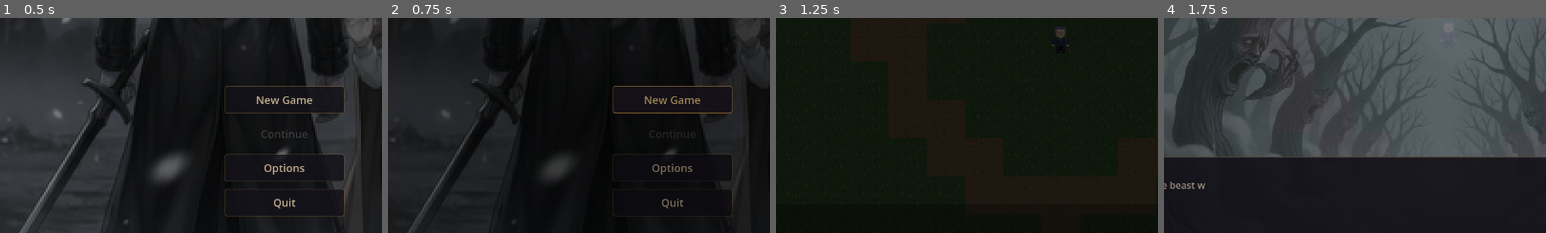
Above: before the commit, frames 1-4 (left to right).
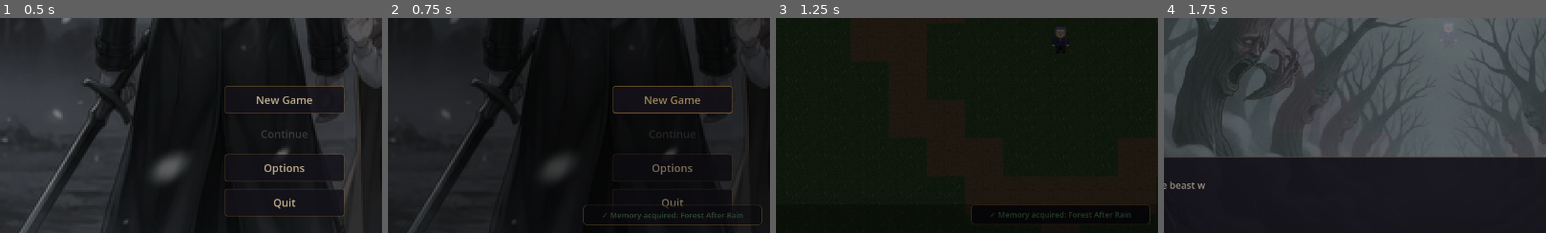
Above: after the commit, the same moments.

Repository: SonBongKyun/memoria-game
Game: Godot game, scene res://scenes/main/main.tscn
The game is run twice, just before and just after one commit, with the same random seed, the same clock (stepped at 60 frames per second) and the same inputs.
Inputs:
- Up to frame 1 (0.5 s): no input
- Up to frame 2 (0.75 s): click "New Game" at 0.5 s
- Up to frame 3 (1.25 s): no input
- Up to frame 4 (1.75 s): tap Enter at 1.25 s; hold D (move_right) from 1.28 s (still down); hold Space (interact) from 1.28 s (still down)
The pictures show only the part of the screen within x 13-63%, y 46-96%; the shares and areas given below are measured in that part.

Frame 1 is identical in both runs. In frame 2, 0.6% of the frame differs, in the area x 51-98%, y 87-97%; in frame 3, 0.2%; in frame 4, less than 0.1%.
Error in both runs: Invalid assignment of property or key 'modulate' with value of type 'Color' on a base object of type 'CanvasLayer'. (res://scripts/utils/map_effects.gd:218)

Commit message:
S28: Exploration HUD and notification toast system
- ExplorationHUD: HP bar + chapter/location + memory counter (top-left, exploration only)
- NotificationToast: slide-up popup for memory acquired/burned, save/load events
- Both as autoloads (layer 10 HUD, layer 35 toast), 14 total autoloads

Co-Authored-By: Claude Opus 4.6 <noreply@anthropic.com>

Diff:
--- a/project.godot
+++ b/project.godot
@@ -36,6 +36,8 @@
 AudioManager="*res://scripts/systems/audio_manager.gd"
 PauseMenu="*res://scripts/ui/pause_menu.gd"
 OptionsMenu="*res://scenes/ui/options_menu.gd"
+ExplorationHUD="*res://scripts/ui/exploration_hud.gd"
+NotificationToast="*res://scripts/ui/notification_toast.gd"
 
 [display]
 
--- /dev/null
+++ b/scripts/ui/exploration_hud.gd
@@ -0,0 +1,165 @@
+## ExplorationHUD (Autoload)
+## 탐색 중 좌상단에 HP/챕터/기억 정보를 표시하는 HUD.
+extends CanvasLayer
+
+# ── 맵 이름 매핑 ──
+const MAP_NAMES := {
+	"rim_forest": "Rim Forest",
+	"verdan_market": "Verdan Market",
+	"crumbling_coast": "Crumbling Coast",
+	"the_seam": "The Seam",
+	"bl07_void": "BL-07 Void",
+}
+
+# ── 노드 참조 ──
+var panel: PanelContainer
+var hp_label: Label
+var hp_bar: ProgressBar
+var hp_value_label: Label
+var chapter_label: Label
+var memory_label: Label
+var update_timer: Timer
+var hp_tween: Tween
+var _last_hp: int = -1
+
+func _ready() -> void:
+	layer = 10
+	_build_ui()
+	_start_timer()
+	_connect_signals()
+	_update_hud()
+	print("[ExplorationHUD] Ready")
+
+# ── UI 구성 ──
+func _build_ui() -> void:
+	panel = PanelContainer.new()
+	panel.position = Vector2(12, 12)
+	panel.add_theme_stylebox_override("panel", UITheme.make_panel_style(
+		Color(0.04, 0.03, 0.06, 0.75),  # semi-transparent dark bg
+		UITheme.BORDER,                   # subtle amber border
+		1,                                # thin border
+		4,                                # corner radius
+		8                                 # content margin
+	))
+	add_child(panel)
+
+	var vbox := VBoxContainer.new()
+	vbox.add_theme_constant_override("separation", 3)
+	panel.add_child(vbox)
+
+	# ── HP Row ──
+	var hp_row := HBoxContainer.new()
+	hp_row.add_theme_constant_override("separation", 6)
+	vbox.add_child(hp_row)
+
+	hp_label = Label.new()
+	hp_label.text = "HP:"
+	hp_label.add_theme_font_size_override("font_size", 12)
+	hp_label.add_theme_color_override("font_color", UITheme.TEXT_PRIMARY)
+	hp_row.add_child(hp_label)
+
+	hp_bar = ProgressBar.new()
+	hp_bar.custom_minimum_size = Vector2(100, 12)
+	hp_bar.max_value = 100
+	hp_bar.value = 100
+	hp_bar.show_percentage = false
+	# Fill style
+	var fill_style := StyleBoxFlat.new()
+	fill_style.bg_color = UITheme.HP_PLAYER
+	fill_style.set_corner_radius_all(2)
+	hp_bar.add_theme_stylebox_override("fill", fill_style)
+	# Background style
+	var bg_style := StyleBoxFlat.new()
+	bg_style.bg_color = Color(0.08, 0.07, 0.1, 0.9)
+	bg_style.set_corner_radius_all(2)
+	hp_bar.add_theme_stylebox_override("background", bg_style)
+	hp_row.add_child(hp_bar)
+
+	hp_value_label = Label.new()
+	hp_value_label.add_theme_font_size_override("font_size", 12)
+	hp_value_label.add_theme_color_override("font_color", UITheme.TEXT_PRIMARY)
+	hp_row.add_child(hp_value_label)
+
+	# ── Chapter Row ──
+	chapter_label = Label.new()
+	chapter_label.add_theme_font_size_override("font_size", 12)
+	chapter_label.add_theme_color_override("font_color", UITheme.TEXT_NARRATION)
+	vbox.add_child(chapter_label)
+
+	# ── Memory Row ──
+	memory_label = Label.new()
+	memory_label.add_theme_font_size_override("font_size", 12)
+	memory_label.add_theme_color_override("font_color", UITheme.TEXT_DIM)
+	vbox.add_child(memory_label)
+
+func _start_timer() -> void:
+	update_timer = Timer.new()
+	update_timer.wait_time = 0.5
+	update_timer.autostart = true
+	update_timer.timeout.connect(_update_hud)
+	add_child(update_timer)
+
+func _connect_signals() -> void:
+	GameManager.state_changed.connect(_on_state_changed)
+	# Set initial visibility based on current state
+	_on_state_changed(GameManager.current_state)
+
+# ── 상태 변경 시 표시/숨김 ──
+func _on_state_changed(new_state: GameManager.GameState) -> void:
+	panel.visible = (new_state == GameManager.GameState.EXPLORATION)
+
+# ── HUD 갱신 ──
+func _update_hud() -> void:
+	if not panel.visible:
+		return
+
+	var pd: Dictionary = GameManager.player_data
+	var hp: int = pd.get("hp", 0)
+	var max_hp: int = pd.get("max_hp", 100)
+
+	# HP bar — smooth tween animation
+	hp_bar.max_value = max_hp
+	if hp != _last_hp:
+		_last_hp = hp
+		if hp_tween:
+			hp_tween.kill()
+		hp_tween = create_tween().set_ease(Tween.EASE_OUT).set_trans(Tween.TRANS_CUBIC)
+		hp_tween.tween_property(hp_bar, "value", float(hp), 0.4)
+
+		# Update fill color based on HP threshold
+		var fill: StyleBoxFlat = hp_bar.get_theme_stylebox("fill")
+		if float(hp) / float(max_hp) <= 0.25:
+			fill.bg_color = UITheme.HP_LOW
+		else:
+			fill.bg_color = UITheme.HP_PLAYER
+
+	hp_value_label.text = "%d/%d" % [hp, max_hp]
+
+	# Chapter & location
+	var chapter_num: int = GameManager.current_chapter
+	var location_name: String = _get_location_name()
+	if location_name.is_empty():
+		chapter_label.text = "Ch.%d" % chapter_num
+	else:
+		chapter_label.text = "Ch.%d — %s" % [chapter_num, location_name]
+
+	# Memories
+	var held: int = MemoryManager.memories.size()
+	var burned: int = MemoryManager.burned_memories.size()
+	memory_label.text = "Memories: %d held, %d burned" % [held, burned]
+
+## 현재 맵 이름 가져오기
+func _get_location_name() -> String:
+	var scene := get_tree().current_scene
+	if scene == null:
+		return ""
+	var scene_name: String = scene.name.to_lower()
+	# Try direct match first
+	if MAP_NAMES.has(scene_name):
+		return MAP_NAMES[scene_name]
+	# Try matching against scene file path
+	if scene.scene_file_path:
+		var file_name: String = scene.scene_file_path.get_file().get_basename().to_lower()
+		if MAP_NAMES.has(file_name):
+			return MAP_NAMES[file_name]
+	return ""
--- /dev/null
+++ b/scripts/ui/notification_toast.gd
@@ -0,0 +1,132 @@
+## NotificationToast (Autoload)
+## 화면 하단 중앙에 간단한 알림 토스트를 표시하는 시스템.
+extends CanvasLayer
+
+enum ToastType { INFO, SUCCESS, WARNING }
+
+const TOAST_COLORS := {
+	ToastType.INFO: Color(0.7, 0.65, 0.55),
+	ToastType.SUCCESS: Color(0.4, 0.7, 0.5),
+	ToastType.WARNING: Color(0.8, 0.5, 0.3),
+}
+
+const TOAST_ICONS := {
+	ToastType.INFO: "ℹ ",
+	ToastType.SUCCESS: "✓ ",
+	ToastType.WARNING: "⚠ ",
+}
+
+const SLIDE_DISTANCE := 20.0
+const FADE_IN_TIME := 0.3
+const HOLD_TIME := 2.0
+const FADE_OUT_TIME := 0.5
+
+var _queue: Array[Dictionary] = []
+var _showing := false
+
+var _panel: PanelContainer
+var _label: Label
+
+func _ready() -> void:
+	layer = 35
+	_build_ui()
+	_connect_signals()
+
+func _build_ui() -> void:
+	# Panel container
+	_panel = PanelContainer.new()
+	_panel.anchor_left = 0.5
+	_panel.anchor_right = 0.5
+	_panel.anchor_top = 1.0
+	_panel.anchor_bottom = 1.0
+	_panel.grow_horizontal = Control.GROW_DIRECTION_BOTH
+	_panel.offset_left = -150
+	_panel.offset_right = 150
+	_panel.offset_top = -80
+	_panel.offset_bottom = -50
+	_panel.modulate.a = 0.0
+
+	# StyleBox
+	var style := StyleBoxFlat.new()
+	style.bg_color = Color(0.06, 0.05, 0.08, 0.88)
+	style.border_color = Color(0.8, 0.65, 0.3, 0.7)
+	style.set_border_width_all(1)
+	style.set_corner_radius_all(6)
+	style.set_content_margin_all(8)
+	style.content_margin_left = 14
+	style.content_margin_right = 14
+	_panel.add_theme_stylebox_override("panel", style)
+
+	# Label
+	_label = Label.new()
+	_label.horizontal_alignment = HORIZONTAL_ALIGNMENT_CENTER
+	_label.add_theme_font_size_override("font_size", 13)
+	_panel.add_child(_label)
+
+	add_child(_panel)
+
+func _connect_signals() -> void:
+	if MemoryManager:
+		if MemoryManager.has_signal("memory_added"):
+			MemoryManager.memory_added.connect(_on_memory_added)
+		if MemoryManager.has_signal("memory_burned"):
+			MemoryManager.memory_burned.connect(_on_memory_burned)
+	if SaveManager:
+		if SaveManager.has_signal("save_completed"):
+			SaveManager.save_completed.connect(_on_save_completed)
+		if SaveManager.has_signal("load_completed"):
+			SaveManager.load_completed.connect(_on_load_completed)
+
+func _on_memory_added(memory) -> void:
+	show_toast("Memory acquired: %s" % memory.title, ToastType.SUCCESS)
+
+func _on_memory_burned(memory) -> void:
+	show_toast("Memory burned: %s" % memory.title, ToastType.WARNING)
+
+func _on_save_completed(slot: int) -> void:
+	show_toast("Game saved — Slot %d" % slot, ToastType.SUCCESS)
+
+func _on_load_completed(slot: int) -> void:
+	show_toast("Game loaded — Slot %d" % slot, ToastType.INFO)
+
+func show_toast(text: String, type: ToastType = ToastType.INFO) -> void:
+	_queue.append({"text": text, "type": type})
+	if not _showing:
+		_process_queue()
+
+func _process_queue() -> void:
+	if _queue.is_empty():
+		_showing = false
+		return
+	_showing = true
+	var item: Dictionary = _queue.pop_front()
+	_display_toast(item.text, item.type as ToastType)
+
+func _display_toast(text: String, type: ToastType) -> void:
+	var icon: String = TOAST_ICONS.get(type, "")
+	var color: Color = TOAST_COLORS.get(type, Color.WHITE)
+
+	_label.text = icon + text
+	_label.add_theme_color_override("font_color", color)
+
+	# Reset position for slide-up animation
+	_panel.modulate.a = 0.0
+	var base_top: float = -80.0
+	_panel.offset_top = base_top + SLIDE_DISTANCE
+	_panel.offset_bottom = -50.0 + SLIDE_DISTANCE
+
+	# Fade in + slide up
+	var tween := create_tween()
+	tween.set_parallel(true)
+	tween.tween_property(_panel, "modulate:a", 1.0, FADE_IN_TIME)
+	tween.tween_property(_panel, "offset_top", base_top, FADE_IN_TIME).set_ease(Tween.EASE_OUT).set_trans(Tween.TRANS_CUBIC)
+	tween.tween_property(_panel, "offset_bottom", -50.0, FADE_IN_TIME).set_ease(Tween.EASE_OUT).set_trans(Tween.TRANS_CUBIC)
+
+	# Hold
+	tween.chain().tween_interval(HOLD_TIME)
+
+	# Fade out
+	tween.chain().tween_property(_panel, "modulate:a", 0.0, FADE_OUT_TIME)
+
+	# Next in queue
+	tween.chain().tween_callback(_process_queue)
Not shown, changed: CLAUDE.md
Not shown, changed: SESSION_LOG.md
